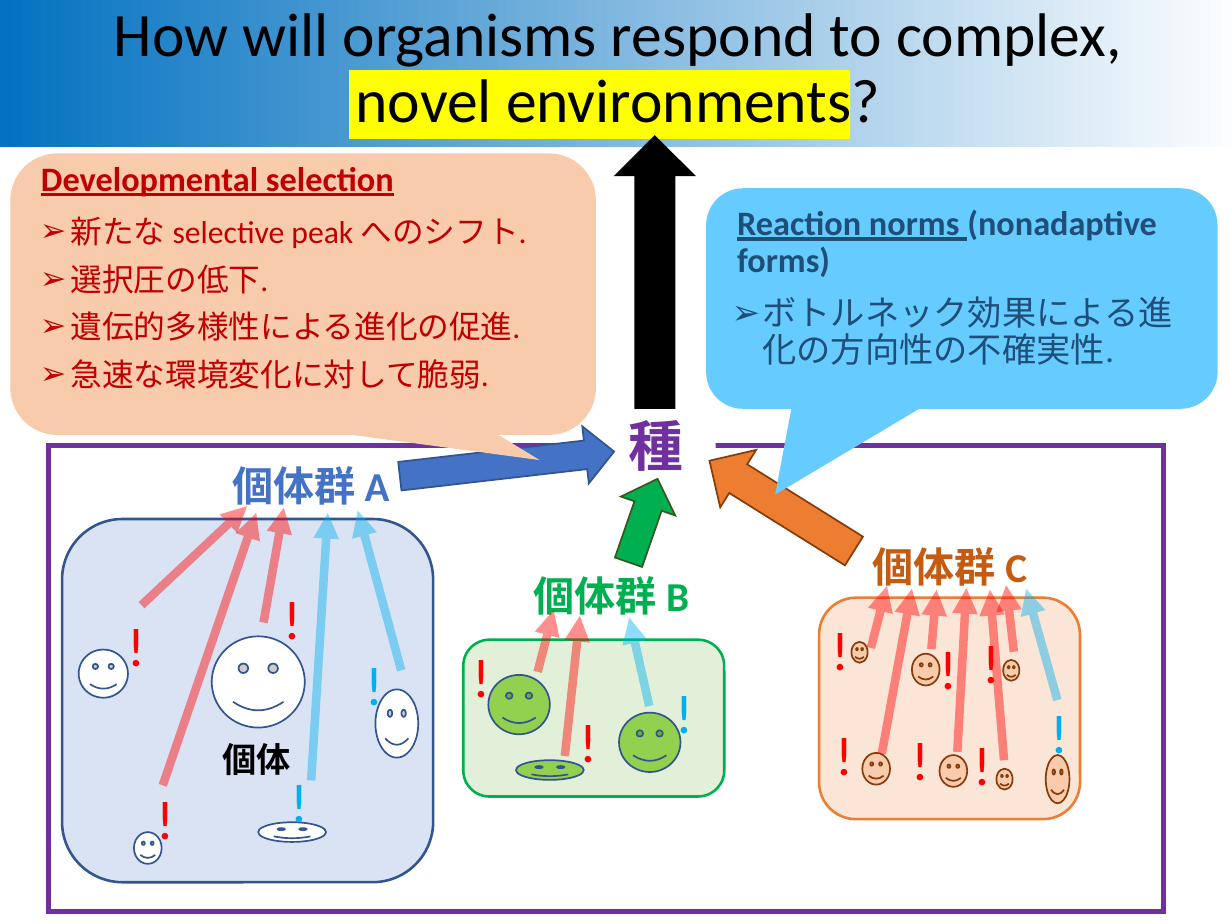
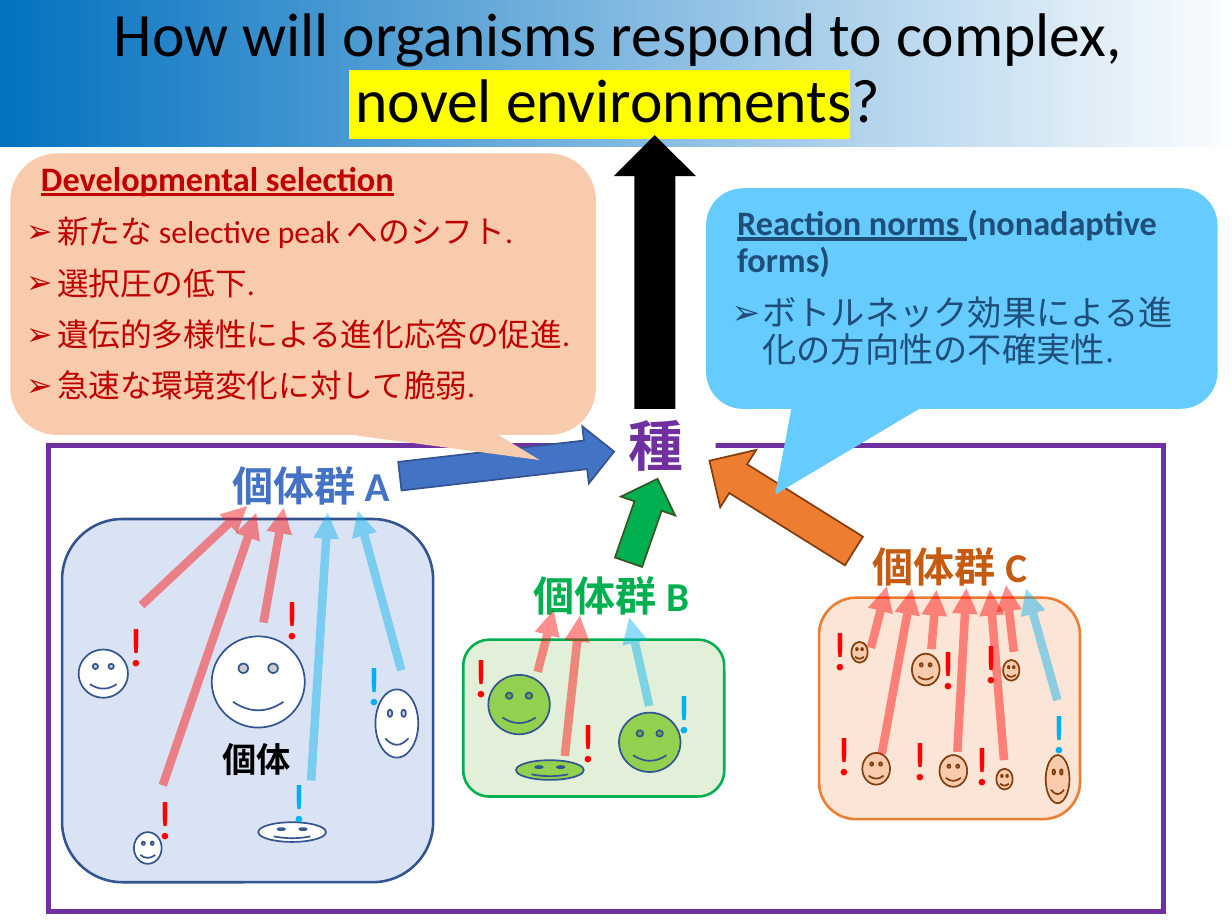
Before and after one commit to ShotaNishijima/UnsolvedEcology, a slide deck: slide 7 of 20210422_輪読会スライド_share_Osawa.pptx. Drawn at 1232x924 pixels with LibreOffice and Linux fonts; fonts in the diff are those of the drawing. Boxes give left, top, right and bottom in pixels: in the first picture for what was removed or moved away, otherwise in the second. Text is boxed around its words. In the diff, an @@ line names an element or a change of style, - is before the commit and + after.

```diff
--- a/20210422_輪読会スライド_share_Osawa.pptx
+++ b/20210422_輪読会スライド_share_Osawa.pptx
@@ text "新たな selective peak へのシフト.": place and size @@
-text "新たな selective peak へのシフト." at [71,216,527,389]
+text "新たな selective peak へのシフト." at [57,216,570,400]
@@ text at [57,216,513,400]: line spacing 0.8 to 0.9 @@
@@ text at [57,319,570,349]: text changed @@
-➢ 遺伝的多様性による進化の促進.
+➢ 遺伝的多様性による進化応答の促進.
```
Also in this commit, not shown: 2 other slides changed, 1 other file.
